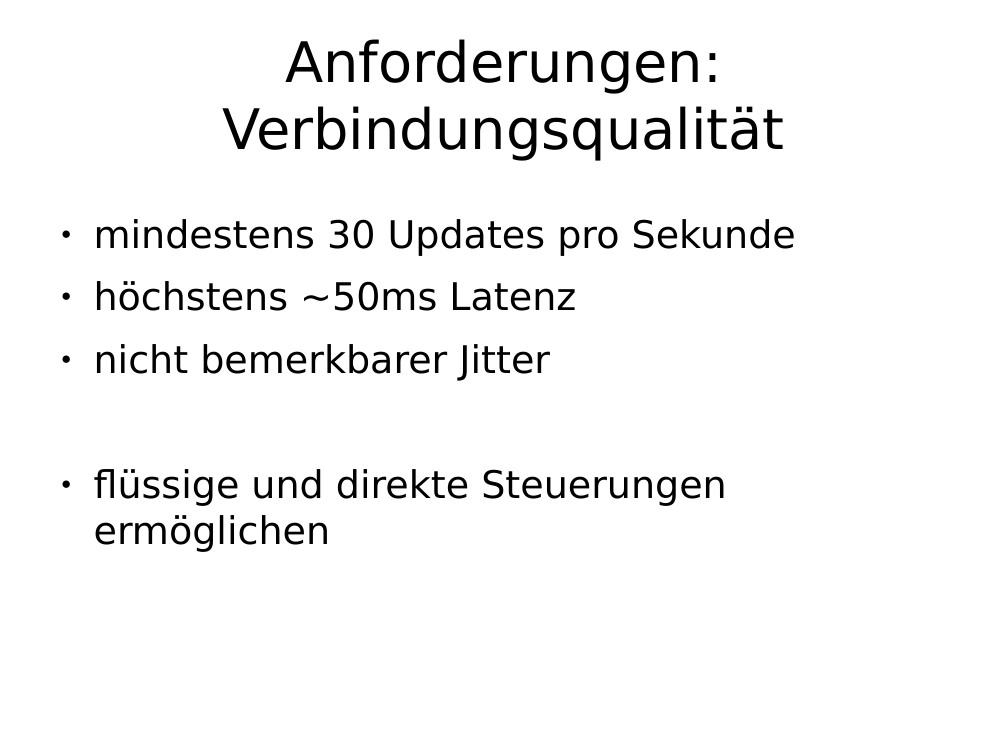
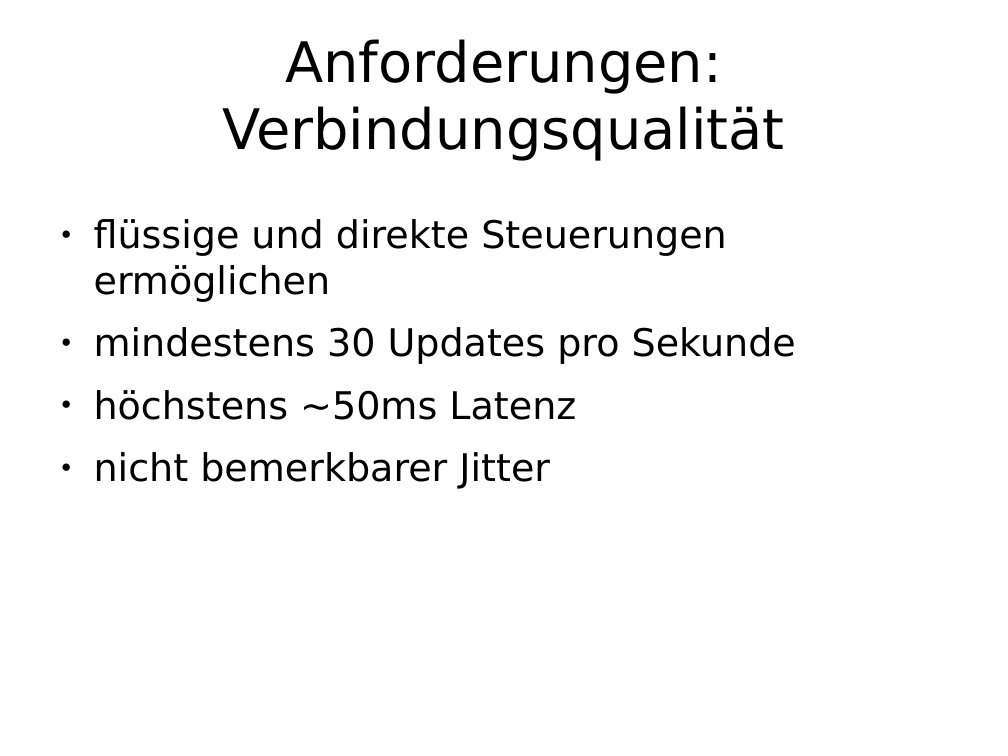
Before and after one commit to enra64/psychic-giggle, a slide deck: slide 8 of zwischenstand anfang dezember.odp. Drawn at 1008x756 pixels with LibreOffice and Linux fonts; fonts in the diff are those of the drawing. Boxes give left, top, right and bottom in pixels: in the first picture for what was removed or moved away, otherwise in the second. Text is boxed around its words. In the diff, an @@ line names an element or a change of style, - is before the commit and + after.

```diff
--- a/zwischenstand anfang dezember.odp
+++ b/zwischenstand anfang dezember.odp
@@ text at box(94, 219, 727, 302): paragraph added @@
+● flüssige und direkte Steuerungen ermöglichen
@@ text at box(94, 469, 727, 552): paragraph removed @@
-● flüssige und direkte Steuerungen ermöglichen
```
Also in this commit, not shown: 4 other slides changed, 1 slide added.
